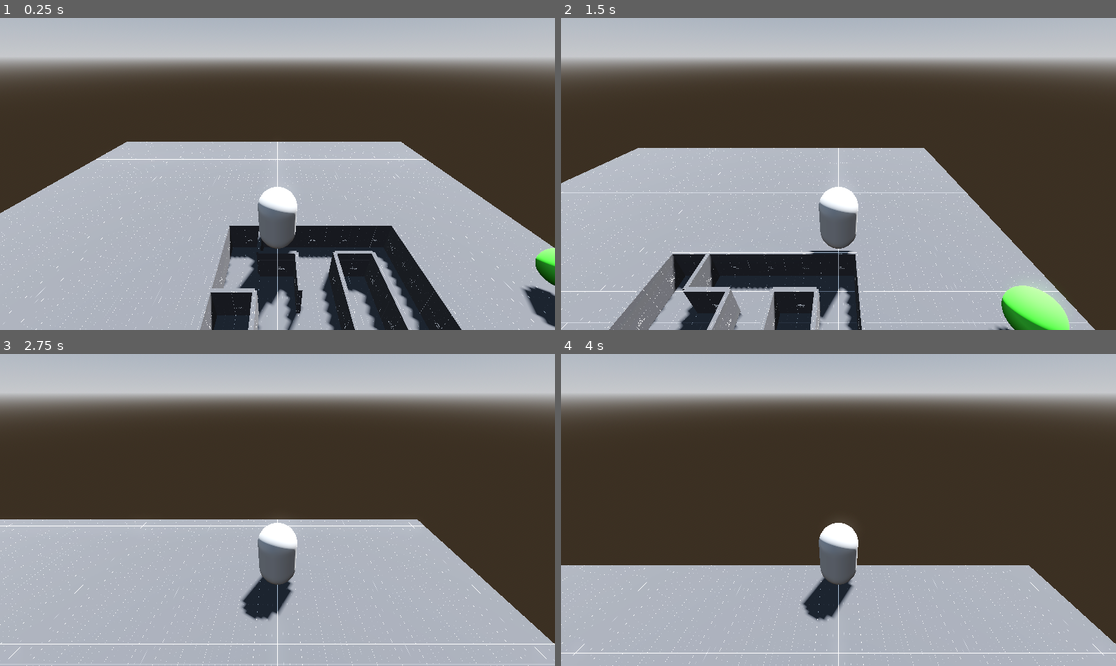
Above: before the commit, frames 1-4 (two rows, left to right).
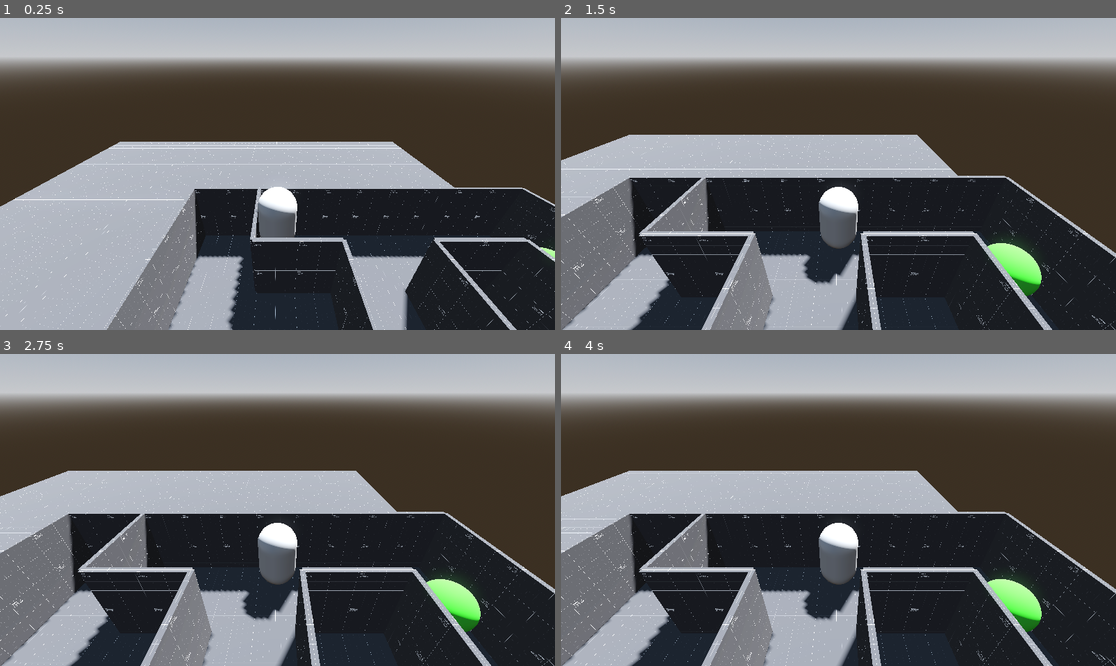
Above: after the commit, the same moments.

Repository: edbeeching/godot_rl_agents_examples
Game: Godot game, scene res://level_runner.tscn
Same seed, same stepped clock (60 frames per second), same inputs: the game is played once before the commit and once after it. After the commit the project has no main scene; this scene is started directly in both runs.
Inputs (mouse positions are in pixels of both pictures, inside the frame that each line leads up to):
- Up to frame 1 (0.25 s): no input
- Up to frame 2 (1.5 s): tap Enter (ui_accept) at 0.5, 0.77 s; move the mouse to (960, 158) at 0.52 s; hold D (right) 0.53-1.28 s; move the mouse to (810, 174) at 1.27 s; hold W (forward) from 1.28 s (still down)
- Up to frame 3 (2.75 s): keep holding W (forward); tap Enter (ui_accept) at 1.52 s; move the mouse to (288, 503) at 2.02 s
- Up to frame 4 (4 s): keep holding W (forward); move the mouse to (832, 516) at 2.77 s; tap Enter (ui_accept) at 3.02, 3.77 s; move the mouse to (877, 513) at 3.52 s

The runs differ from the first frame. In frame 1, 25% of the frame differs, in the area x 0-100%, y 39-100%; in frame 2, 42%; in frame 3, 46%; in frame 4, 47%, in the area x 0-100%, y 37-100%.

Commit message:
removes level builder, fixes maze scale

Diff:
--- a/examples/behaviors3d/Wall2.tscn
+++ b/examples/behaviors3d/Wall2.tscn
@@ -8,7 +8,7 @@
 uv2_world_triplanar = true
 
 [node name="CSGBox3D" type="CSGBox3D"]
-transform = Transform3D(1, 0, 0, 0, 1, 0, 0, 0, 1, 0, 0.5, 0)
+transform = Transform3D(1, 0, 0, 0, 1, 0, 0, 0, 1, 0, 1, 0)
 use_collision = true
-size = Vector3(1, 1, 0.1)
+size = Vector3(2, 2, 0.1)
 material = SubResource("StandardMaterial3D_c7tqc")
--- a/examples/behaviors3d/level_builder.tscn
+++ /dev/null
@@ -1,72 +0,0 @@
-[gd_scene load_steps=10 format=3 uid="uid://osp2me1d4tfr"]
-
-[ext_resource type="Script" path="res://level.gd" id="1_hpaeu"]
-[ext_resource type="Resource" uid="uid://dhhyfijixkoon" path="res://resources/object_level.tres" id="2_lpdtn"]
-[ext_resource type="PackedScene" uid="uid://d0bk857hjyns8" path="res://scenes/ground.tscn" id="3_nv4ft"]
-[ext_resource type="PackedScene" uid="uid://s48tadqoyhgh" path="res://scenes/character.tscn" id="7_eyd0j"]
-[ext_resource type="PackedScene" uid="uid://58lpi1c3ykny" path="res://scenes/target.tscn" id="8_waw7a"]
-
-[sub_resource type="StandardMaterial3D" id="StandardMaterial3D_8t4ax"]
-transparency = 1
-albedo_color = Color(1, 1, 1, 0)
-uv1_triplanar = true
-
-[sub_resource type="ProceduralSkyMaterial" id="ProceduralSkyMaterial_oxknl"]
-sky_horizon_color = Color(0.64625, 0.65575, 0.67075, 1)
-ground_horizon_color = Color(0.64625, 0.65575, 0.67075, 1)
-
-[sub_resource type="Sky" id="Sky_f0gia"]
-sky_material = SubResource("ProceduralSkyMaterial_oxknl")
-
-[sub_resource type="Environment" id="Environment_0uvs1"]
-background_mode = 2
-sky = SubResource("Sky_f0gia")
-tonemap_mode = 2
-glow_enabled = true
-
-[node name="Level" type="Node3D"]
-script = ExtResource("1_hpaeu")
-level_generator = ExtResource("2_lpdtn")
-
-[node name="Ground" parent="." instance=ExtResource("3_nv4ft")]
-
-[node name="Character" parent="." instance=ExtResource("7_eyd0j")]
-
-[node name="Walls" type="Node3D" parent="."]
-
-[node name="Forward" type="CSGBox3D" parent="Walls"]
-transform = Transform3D(1, 0, 0, 0, 1, 0, 0, 0, 1, 0, 10, -10)
-use_collision = true
-size = Vector3(200, 20, 0.2)
-material = SubResource("StandardMaterial3D_8t4ax")
-
-[node name="Backward" type="CSGBox3D" parent="Walls"]
-transform = Transform3D(1, 0, 0, 0, 1, 0, 0, 0, 1, 0, 10, 10)
-use_collision = true
-size = Vector3(200, 20, 0.2)
-material = SubResource("StandardMaterial3D_8t4ax")
-
-[node name="Left" type="CSGBox3D" parent="Walls"]
-transform = Transform3D(-4.37114e-08, 0, -1, 0, 1, 0, 1, 0, -4.37114e-08, 10, 10, 0)
-use_collision = true
-size = Vector3(200, 20, 0.2)
-material = SubResource("StandardMaterial3D_8t4ax")
-
-[node name="Right" type="CSGBox3D" parent="Walls"]
-transform = Transform3D(-4.37114e-08, 0, -1, 0, 1, 0, 1, 0, -4.37114e-08, -10, 10, 0)
-use_collision = true
-size = Vector3(200, 20, 0.2)
-material = SubResource("StandardMaterial3D_8t4ax")
-
-[node name="Target" parent="." instance=ExtResource("8_waw7a")]
-
-[node name="Env" type="Node" parent="."]
-
-[node name="WorldEnvironment" type="WorldEnvironment" parent="Env"]
-environment = SubResource("Environment_0uvs1")
-
-[node name="DirectionalLight3D" type="DirectionalLight3D" parent="Env"]
-transform = Transform3D(-0.866023, -0.433016, 0.250001, 0, 0.499998, 0.866027, -0.500003, 0.749999, -0.43301, 0, 0, 0)
-shadow_enabled = true
-
-[connection signal="area_entered" from="Target" to="." method="_on_target_area_entered"]
--- a/examples/behaviors3d/maze_gen.gd
+++ b/examples/behaviors3d/maze_gen.gd
@@ -2,6 +2,8 @@
 
 class_name MazeGenerator3D
 
+
+@export var maze_scale = 2.0
 @export var width: int = 10
 @export var height: int = 10
 @onready var ground = $Ground
@@ -84,21 +86,21 @@
             var cell = grid[y][x]
             if cell.NORTH:
                 var wall_instance = wall.instantiate()
-                wall_instance.translate(Vector3(x, 0, y-0.5))
+                wall_instance.translate(Vector3(x*maze_scale, 0, y*maze_scale-maze_scale/2))
                 add_child(wall_instance)
             if cell.EAST:
                 var wall_instance = wall.instantiate()
-                wall_instance.translate(Vector3(x + 0.5, 0, y))
+                wall_instance.translate(Vector3(x*maze_scale + maze_scale/2, 0, y*maze_scale))
                 wall_instance.rotate(Vector3(0, 1, 0), PI / 2)
                 add_child(wall_instance)
             if cell.SOUTH:
                 var wall_instance = wall.instantiate()
                 # wall_instance.rotate(Vector3(0, 1, 0), PI)
-                wall_instance.translate(Vector3(x, 0, y+ 0.5))
+                wall_instance.translate(Vector3(x*maze_scale, 0, y*maze_scale+ maze_scale/2))
                 add_child(wall_instance)
             if cell.WEST:
                 var wall_instance = wall.instantiate()
-                wall_instance.translate(Vector3(x-0.5, 0, y))
+                wall_instance.translate(Vector3(x*maze_scale-maze_scale/2, 0, y*maze_scale))
                 wall_instance.rotate(Vector3(0, 1, 0), PI / 2)
                 add_child(wall_instance)
 
